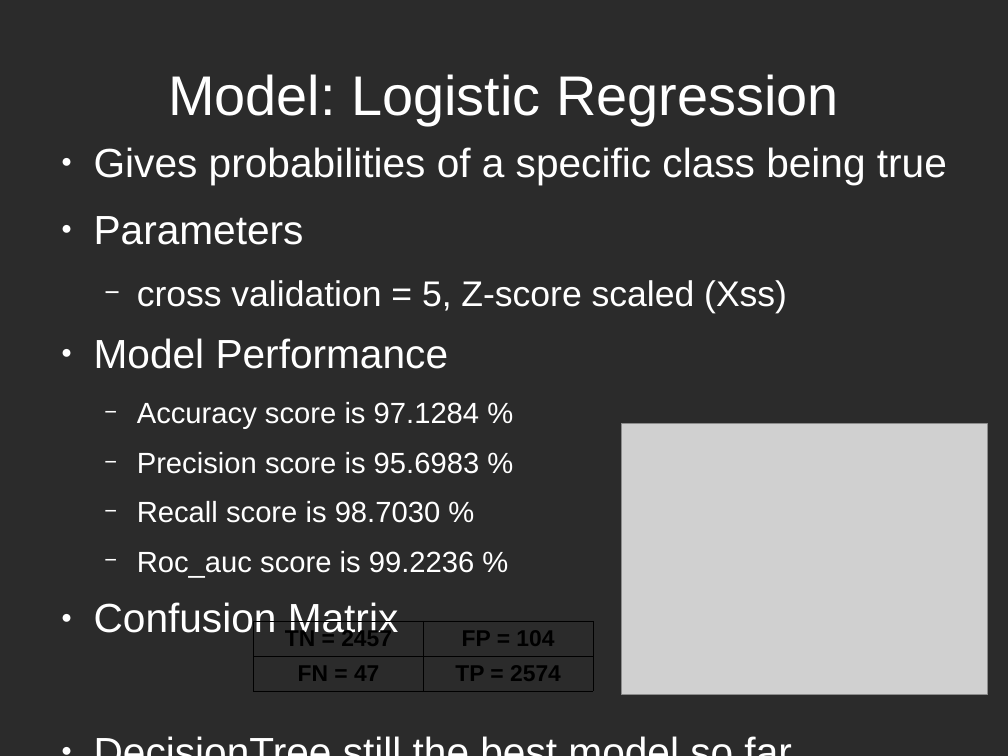
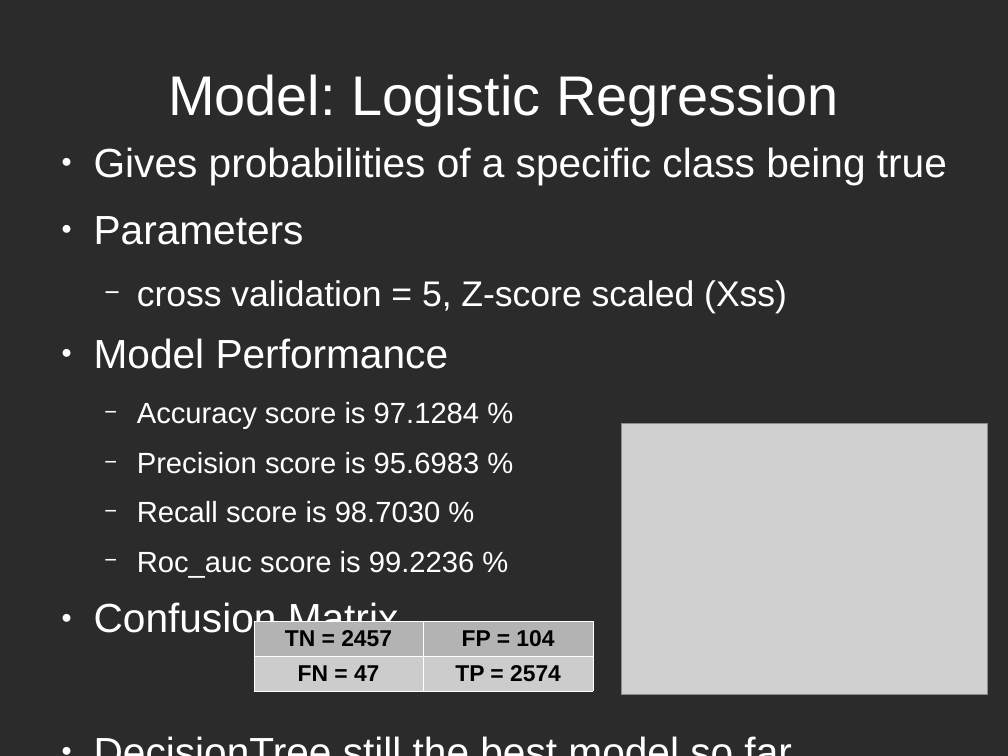
Before and after one commit to coreyka/DS-SF-40, a slide deck: slide 13 of project/Corey_Kanon_Final_Presentation_All_Team_NBA.odp. Drawn at 1008x756 pixels with LibreOffice and Linux fonts; fonts in the diff are those of the drawing; grey boxes stand for pictures; background and template pictures are left out; a plain dark background stands for a picture behind light text. Boxes give left, top, right and bottom in pixels: in the first picture for what was removed or moved away, otherwise in the second. Text is boxed around its words. In the diff, an @@ line names an element or a change of style, - is before the commit and + after.

```diff
--- a/project/Corey_Kanon_Final_Presentation_All_Team_NBA.odp
+++ b/project/Corey_Kanon_Final_Presentation_All_Team_NBA.odp
@@ table at [253, 621, 594, 692] @@
@@ fill none to #B3B3B3 in row 1 @@
@@ fill none to #CCCCCC in row 2 @@
@@ borders changed @@
```
Also in this commit, not shown: 4 other slides changed, 2 other files.
